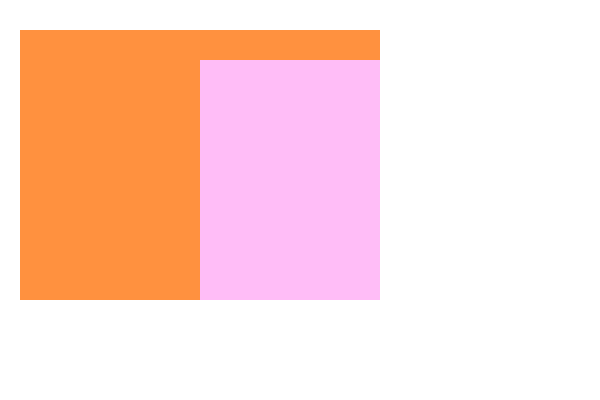
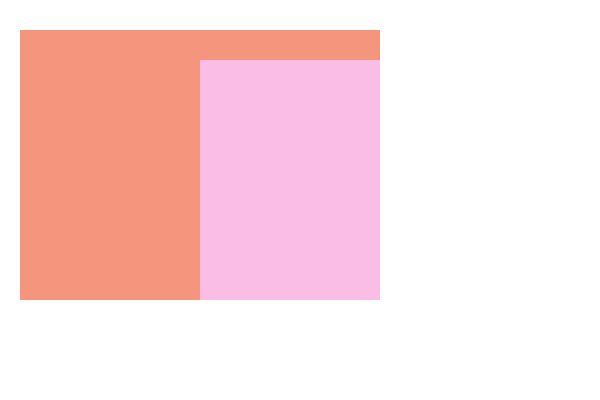
Layers edited between the first and the second 600 x 400 image:
pixels changed over <box>20,30,380,300</box> (layer not identified)
